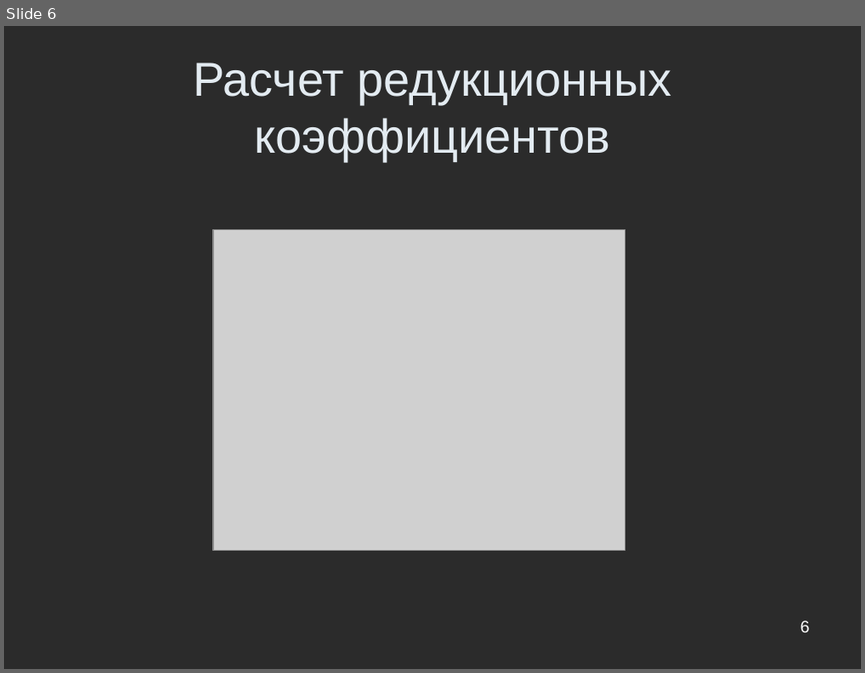
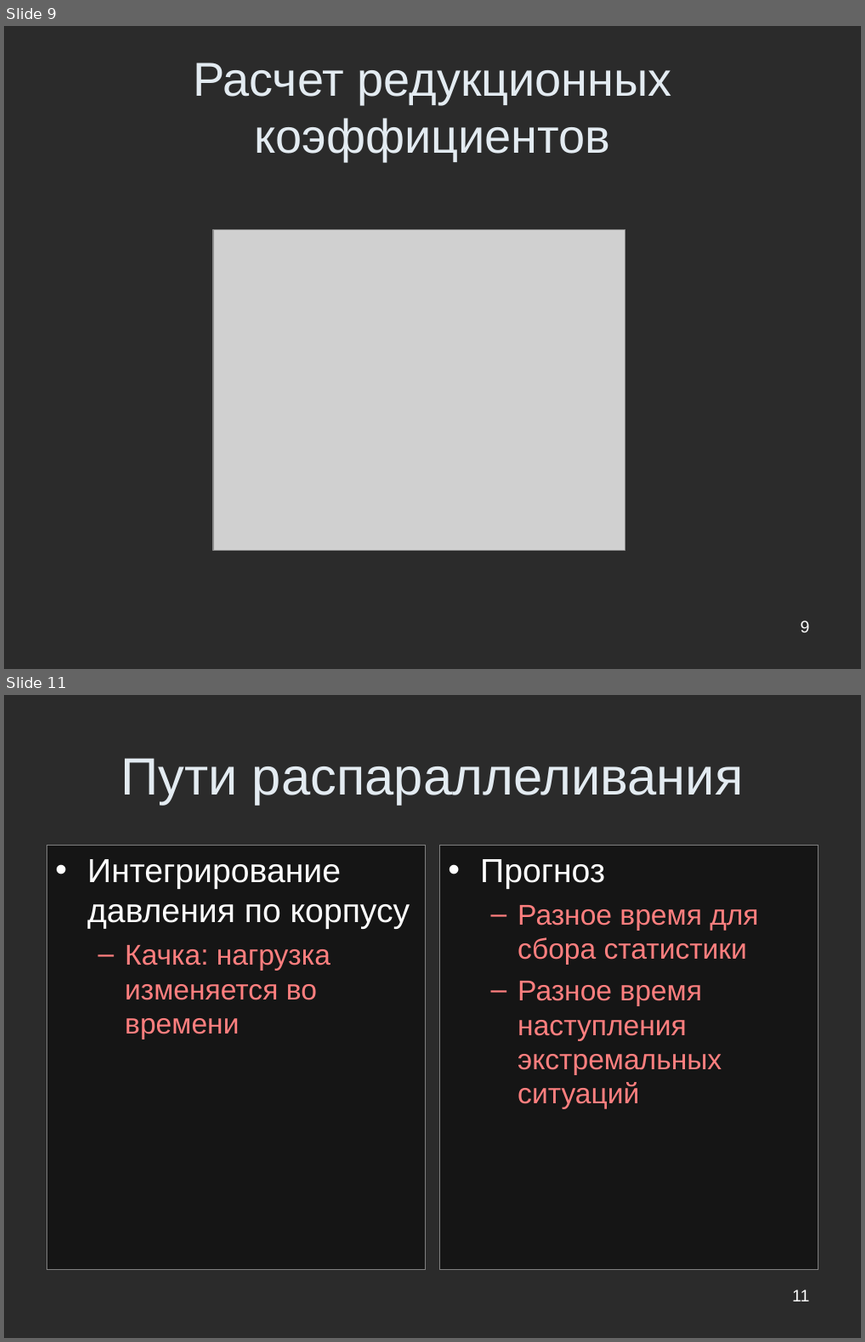
Before and after one commit to Jacobi20/nano-vis, a slide deck: ship_sim/docs/conf_hpc2010/hpc2010_navy.ppt. Shown one above the other, each under a label of ours: slide 6 before the commit, slides 9 and 11 after it; the slides between them are not shown. The pictures are 865x673 and 865x1342 pixels, drawn with LibreOffice and Linux fonts; fonts in the diff are those of the drawing; grey boxes stand for pictures; background and template pictures are left out; a plain dark background stands for a picture behind light text. Boxes give left, top, right and bottom in pixels: in the first picture for what was removed or moved away, otherwise in the second. Text is boxed around its words. In the diff, an @@ line names an element or a change of style, - is before the commit and + after.

```diff
--- a/ship_sim/docs/conf_hpc2010/hpc2010_navy.ppt
+++ b/ship_sim/docs/conf_hpc2010/hpc2010_navy.ppt
@@ slide 11 added at (x1=4, y1=695, x2=861, y2=1338), background picture (left out) @@
@@ title added at (x1=120, y1=758, x2=744, y2=805), 44 pt, text #E3EBF1 @@
+Пути распараллеливания
@@ text added at (x1=46, y1=845, x2=426, y2=1269), fill #000000 at 50% opacity, outline #808080 0.74 pt, 24 pt, text #FF7F7F @@
+• Интегрирование давления по корпусу
+  – Качка: нагрузка изменяется во времени
@@ text added at (x1=439, y1=845, x2=818, y2=1269), fill #000000 at 50% opacity, outline #808080 0.74 pt, 24 pt, text #FF7F7F @@
+• Прогноз
+  – Разное время для сбора статистики
+  – Разное время наступления экстремальных ситуаций
@@ page number added at (x1=792, y1=1289, x2=809, y2=1301), 14 pt, text #FFFFFF @@
+11
@@ what was slide 6 is now slide 9 @@
@@ page number at (x1=800, y1=620, x2=810, y2=632): text changed @@
-6
+9
```
Also in this commit, not shown: 1 slide changed, 8 other slides added, 4 slides removed, 7 other files.
